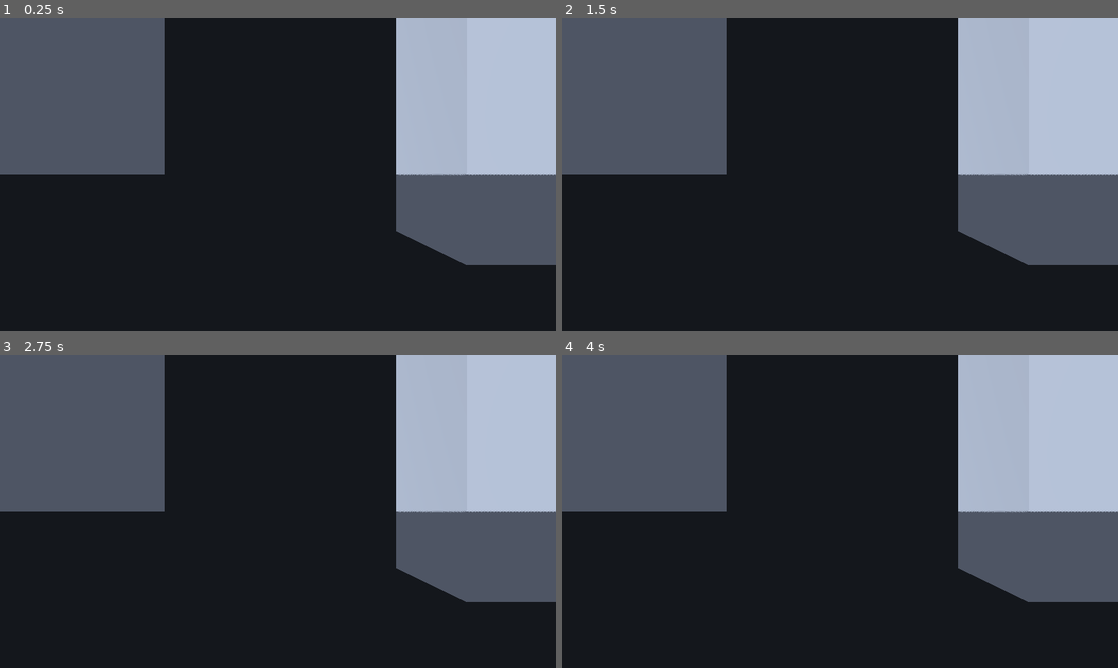
Above: before the commit, frames 1-4 (two rows, left to right).
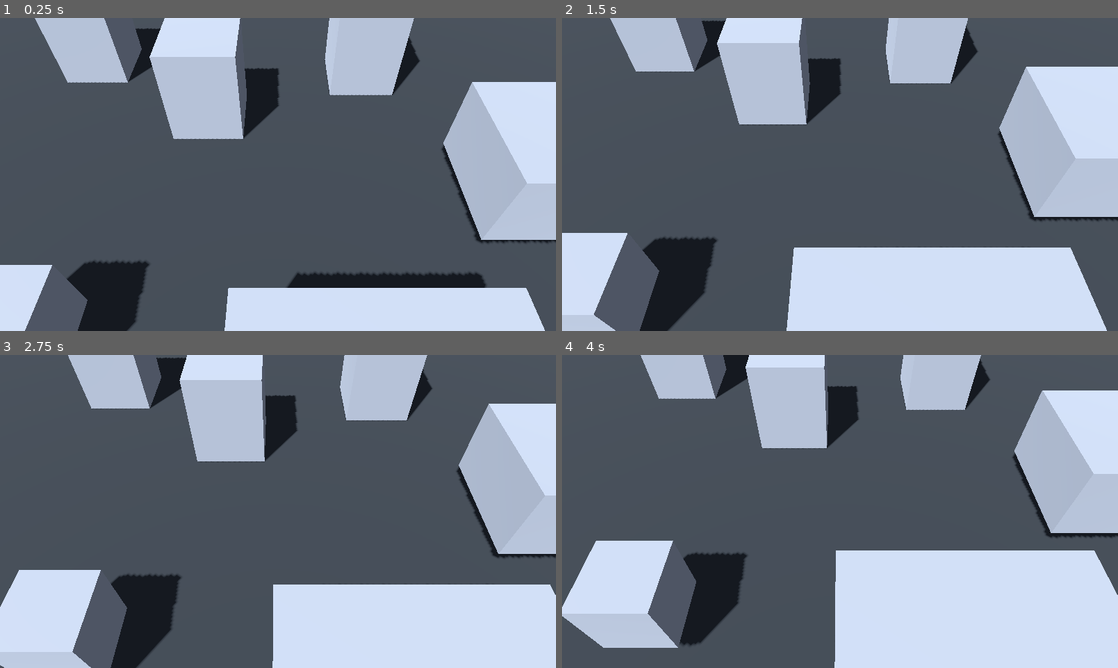
Above: after the commit, the same moments.

Repository: Technikhighknee/my-godot-collection
Game: Godot game, scene res://demos/rts_camera/RTSCameraDemo.tscn
Two runs of this game, one before a commit and one after it. Both use one fixed random seed, a clock stepped at 60 frames per second and the inputs below.
Inputs (mouse positions are in pixels of both pictures, inside the frame that each line leads up to):
- Up to frame 1 (0.25 s): no input
- Up to frame 2 (1.5 s): tap Enter at 0.5 s; move the mouse to (962, 158) at 0.52 s; tap S (camera_back) at 0.6 s; click (962, 158) at 0.67 s; tap Space at 1.25 s; drag from (728, 190) to (812, 237) at 1.27 s
- Up to frame 3 (2.75 s): tap Enter at 2 s; move the mouse to (333, 442) at 2.02 s; tap A (camera_left) at 2.1 s; click (333, 442) at 2.17 s
- Up to frame 4 (4 s): drag from (812, 574) to (673, 464) at 2.77 s; tap Space at 3.5 s; move the mouse to (1006, 558) at 3.52 s; tap S (camera_back) at 3.6 s; click (1006, 558) at 3.67 s

The runs differ from the first frame. In frame 1, 77% of the frame differs, in the area x 0-100%, y 0-100%; in frame 2, 76%; in frame 3, 75%; in frame 4, 76%.
Error before the commit: Parse Error: "@export_enum" annotation requires a variable of type "int", "Array[int]", "PackedByteArray", "PackedInt32Array", "PackedInt64Array", "String", "A…

Commit message:
Fix exported enum types

Diff:
--- a/rts_camera/RTSCamera.gd
+++ b/rts_camera/RTSCamera.gd
@@ -36,7 +36,7 @@
 @export var zoom_smoothing := 18.0;
 
 @export_group("Rotation")
-@export_enum("Look", "Orbit") var rotation_mode := RotationMode.LOOK;
+@export_enum("Look", "Orbit") var rotation_mode: int = RotationMode.LOOK;
 @export var rotation_enabled := true;
 @export var mouse_yaw_sensitivity := 0.2;
 @export var mouse_pitch_sensitivity := 0.2;
@@ -47,7 +47,7 @@
 
 @export_group("Bounds")
 @export var bounds_enabled := false;
-@export_enum("Focus", "View") var bounds_mode := BoundsMode.VIEW;
+@export_enum("Focus", "View") var bounds_mode: int = BoundsMode.VIEW;
 @export var world_bounds := Rect2(Vector2(-100.0, -100.0), Vector2(200.0, 200.0));
 
 @export_group("Edge Scroll")
